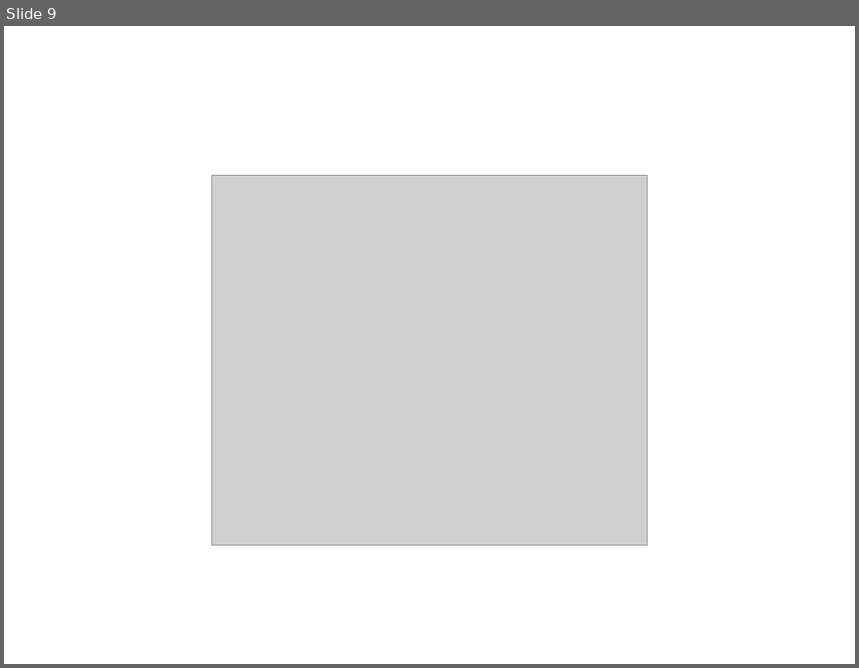
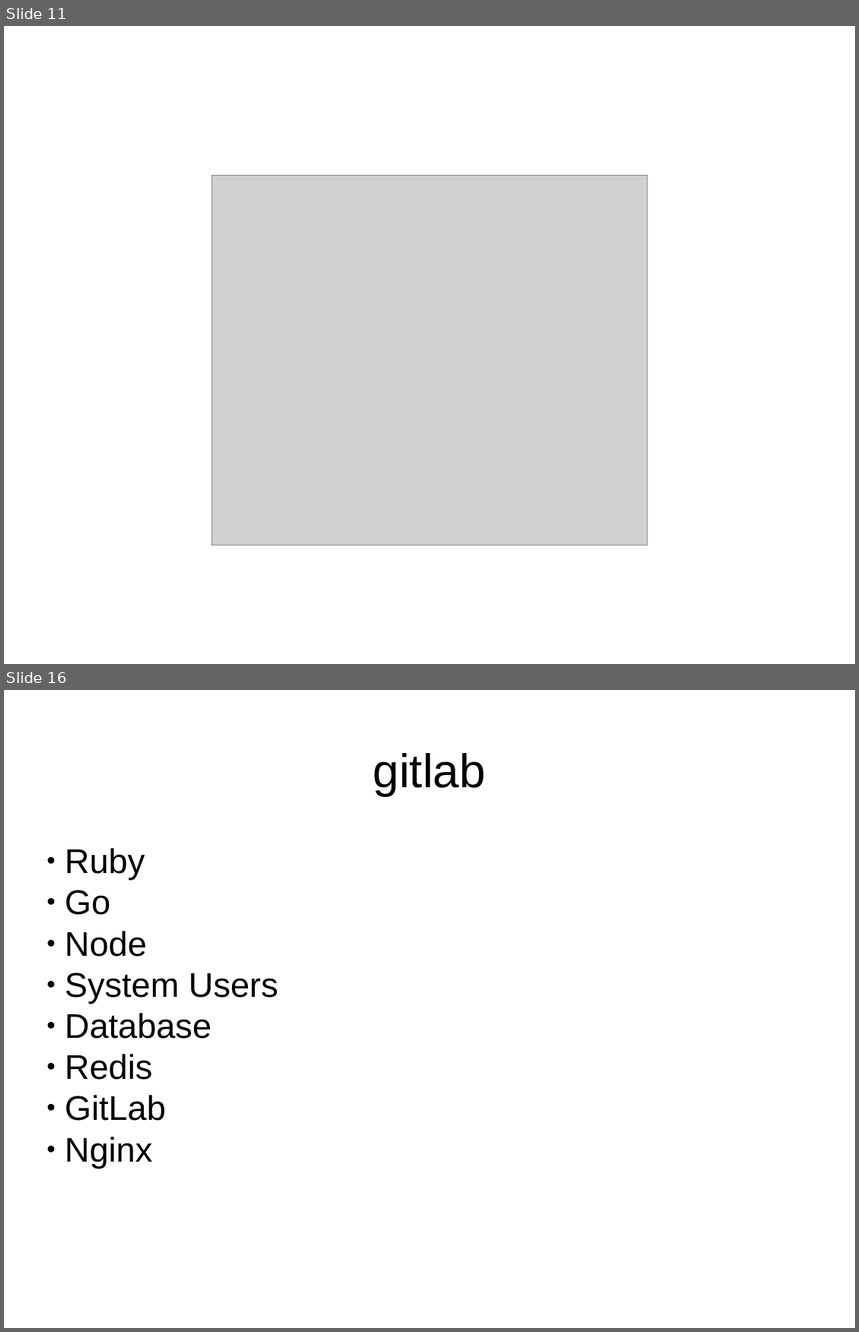
Before and after one commit to morro-wind/Tools, a slide deck: Basic environment.pptx. Shown one above the other, each under a label of ours: slide 9 before the commit, slides 11 and 16 after it; the slides between them are not shown. The pictures are 859x668 and 859x1332 pixels, drawn with LibreOffice and Linux fonts; fonts in the diff are those of the drawing; grey boxes stand for pictures. Boxes give left, top, right and bottom in pixels: in the first picture for what was removed or moved away, otherwise in the second. Text is boxed around its words. In the diff, an @@ line names an element or a change of style, - is before the commit and + after.

```diff
--- a/Basic environment.pptx
+++ b/Basic environment.pptx
@@ slide 16 added at (4,690,855,1328), background #FFFFFF @@
@@ text added at (373,753,486,796), 44 pt, text #000000 @@
+gitlab
@@ text added at (65,848,278,1168), 32 pt, text #000000 @@
+● Ruby
+● Go
+● Node
+● System Users
+● Database
+● Redis
+● GitLab
+● Nginx
@@ what was slide 9 is now slide 11 @@
```
Also in this commit, not shown: 10 slides changed, 6 other slides added, 2 slides removed.
